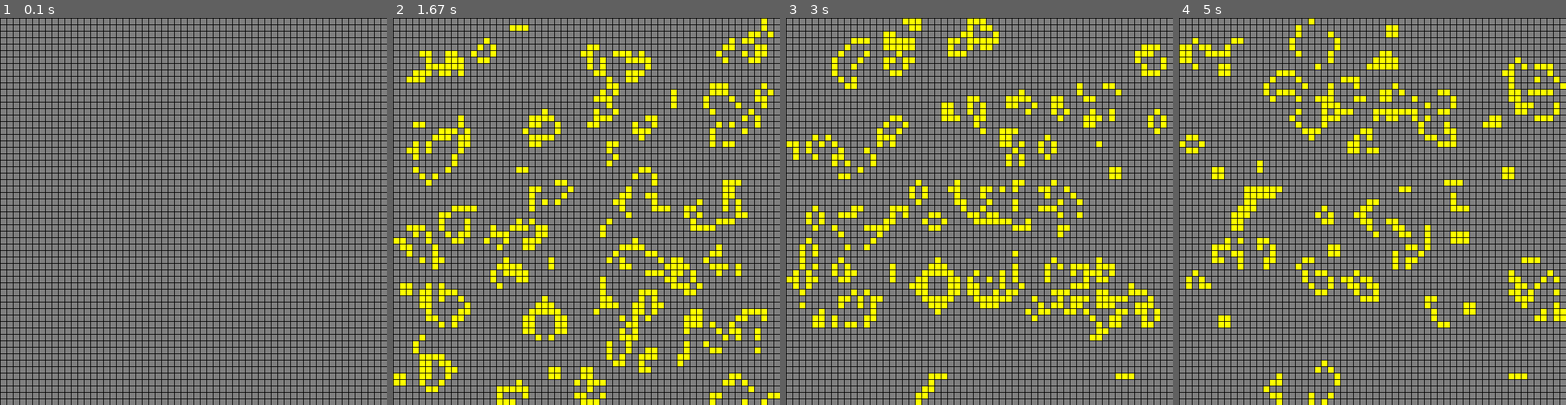
Above: before the commit, frames 1-4 (left to right).
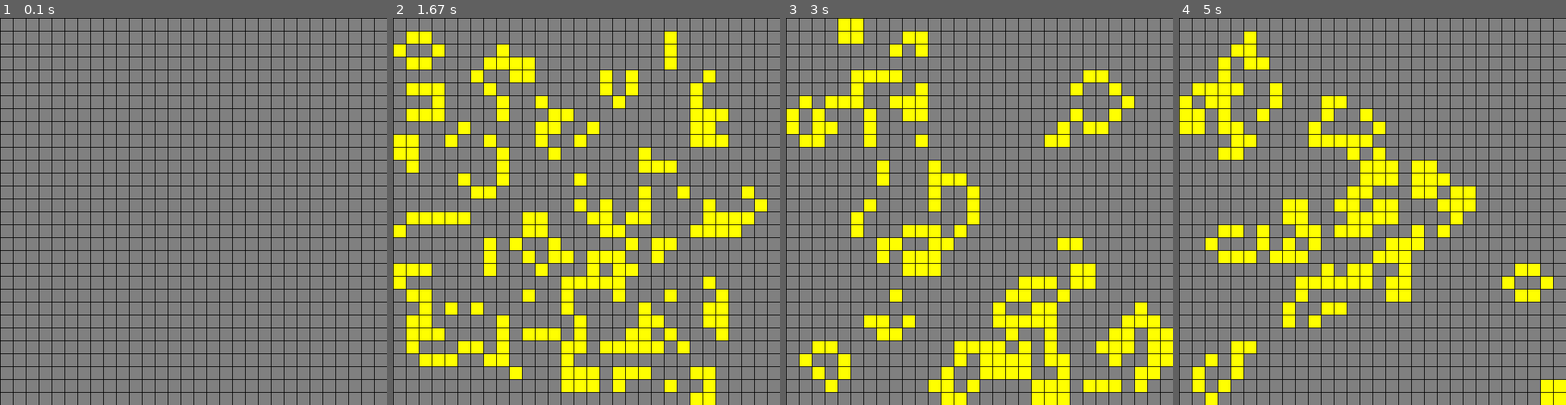
Above: after the commit, the same moments.

Repository: Ajman0525/Conways-Game-of-Life
Game: pygame game, started from src/main.py
Same seed, same stepped clock (60 frames per second), same inputs: the game is played once before the commit and once after it.
Inputs (mouse positions are in pixels of both pictures, inside the frame that each line leads up to):
- Up to frame 1 (0.1 s): no input
- Up to frame 2 (1.67 s): click (586, 211) at 0.38 s; tap Space at 0.67 s; tap G at 1 s; click (632, 246) at 1.38 s
- Up to frame 3 (3 s): click (840, 199) at 1.72 s; click (967, 145) at 2.05 s; click (917, 83) at 2.38 s; click (832, 126) at 2.72 s
- Up to frame 4 (5 s): click (1453, 141) at 3.05 s; click (1256, 79) at 3.38 s; click (1264, 254) at 3.72 s; click (1314, 323) at 4.05 s; click (1287, 141) at 4.38 s; click (1295, 242) at 4.72 s

The runs differ from the first frame. In frame 1, 9.2% of the frame differs, in the area x 0-100%, y 0-100%; in frame 2, 34%; in frame 3, 31%; in frame 4, 27%.

Commit message:
refactor: rename the window sizes variable for clarity purposes

Diff:
--- a/src/game_of_life_logic.py
+++ b/src/game_of_life_logic.py
@@ -1,9 +1,9 @@
-WIDTH, HEIGHT = 600, 600
+WINDOW_WIDTH, WINDOW_HEIGHT = 600, 600
 
-TILE_SIZE = 10
+TILE_SIZE = 20
 
-GRID_WIDTH = WIDTH // TILE_SIZE
-GRID_HEIGHT = HEIGHT // TILE_SIZE
+GRID_WIDTH = WINDOW_WIDTH // TILE_SIZE
+GRID_HEIGHT = WINDOW_HEIGHT // TILE_SIZE
 
 
 def determine_next_cell_state(is_alive: bool, live_neighbors: int) -> bool:
--- a/src/main.py
+++ b/src/main.py
@@ -11,8 +11,8 @@
 from game_of_life_logic import(
     determine_next_cell_state,
     count_live_neighbors,
-    WIDTH, # Window Size
-    HEIGHT, # Window Size
+    WINDOW_WIDTH, # Window Size
+    WINDOW_HEIGHT, # Window Size
     GRID_WIDTH,
     GRID_HEIGHT,
     TILE_SIZE
@@ -20,7 +20,7 @@
 )
 FPS = 60
 
-screen = pygame.display.set_mode((WIDTH,HEIGHT))
+screen = pygame.display.set_mode((WINDOW_WIDTH,WINDOW_HEIGHT))
 
 clock = pygame.time.Clock()
 
@@ -35,10 +35,10 @@
         pygame.draw.rect(screen, YELLOW, (*top_left, TILE_SIZE, TILE_SIZE)) # Note *top_left will unpack the values so that they would be written individually
 
     for row in range(GRID_HEIGHT):
-        pygame.draw.line(screen, BLACK, (0, row * TILE_SIZE), (WIDTH, row * TILE_SIZE)) # Horizontal Grid Lines
+        pygame.draw.line(screen, BLACK, (0, row * TILE_SIZE), (WINDOW_WIDTH, row * TILE_SIZE)) # Horizontal Grid Lines
 
     for col in range(GRID_WIDTH):
-        pygame.draw.line(screen, BLACK, (col * TILE_SIZE, 0), (col * TILE_SIZE, HEIGHT)) # Vertical Grid Lines
+        pygame.draw.line(screen, BLACK, (col * TILE_SIZE, 0), (col * TILE_SIZE, WINDOW_HEIGHT)) # Vertical Grid Lines
 
 def adjust_grid(positions):
     # Initializes the set of positions that must be checked for reproduction.
